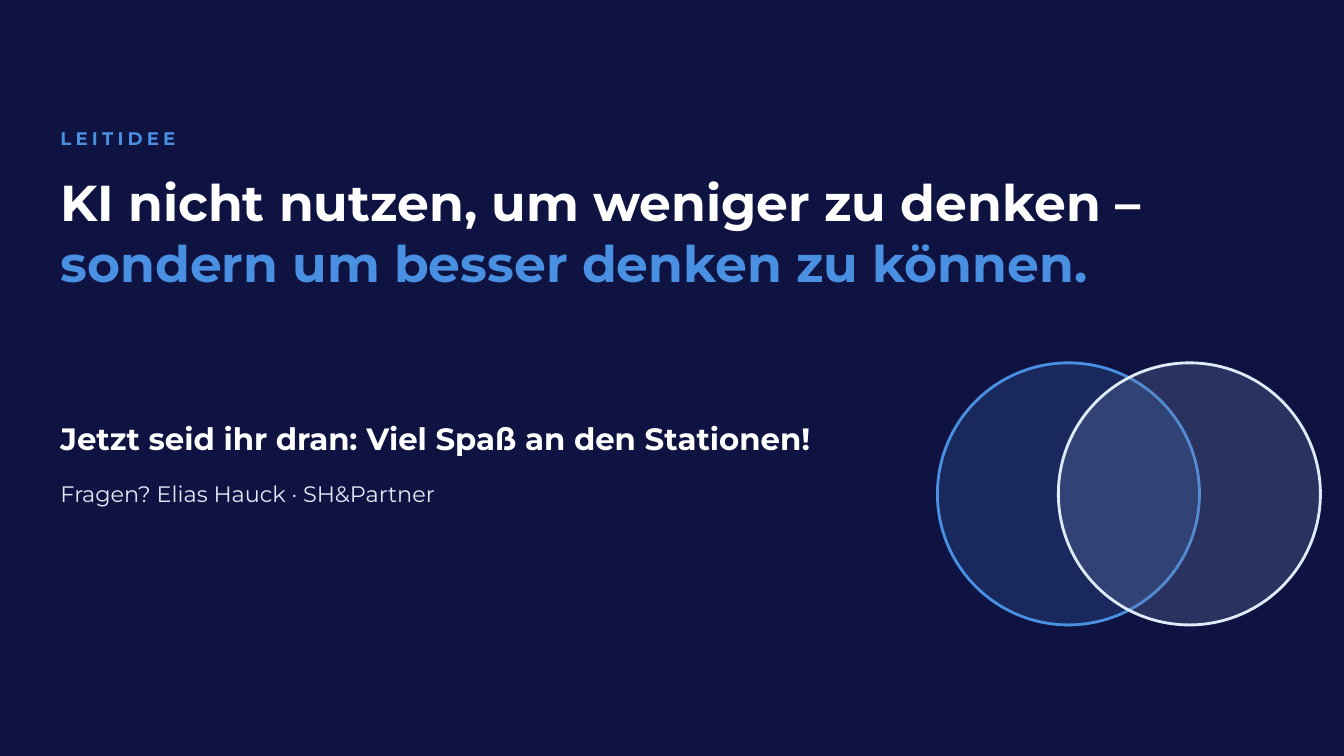
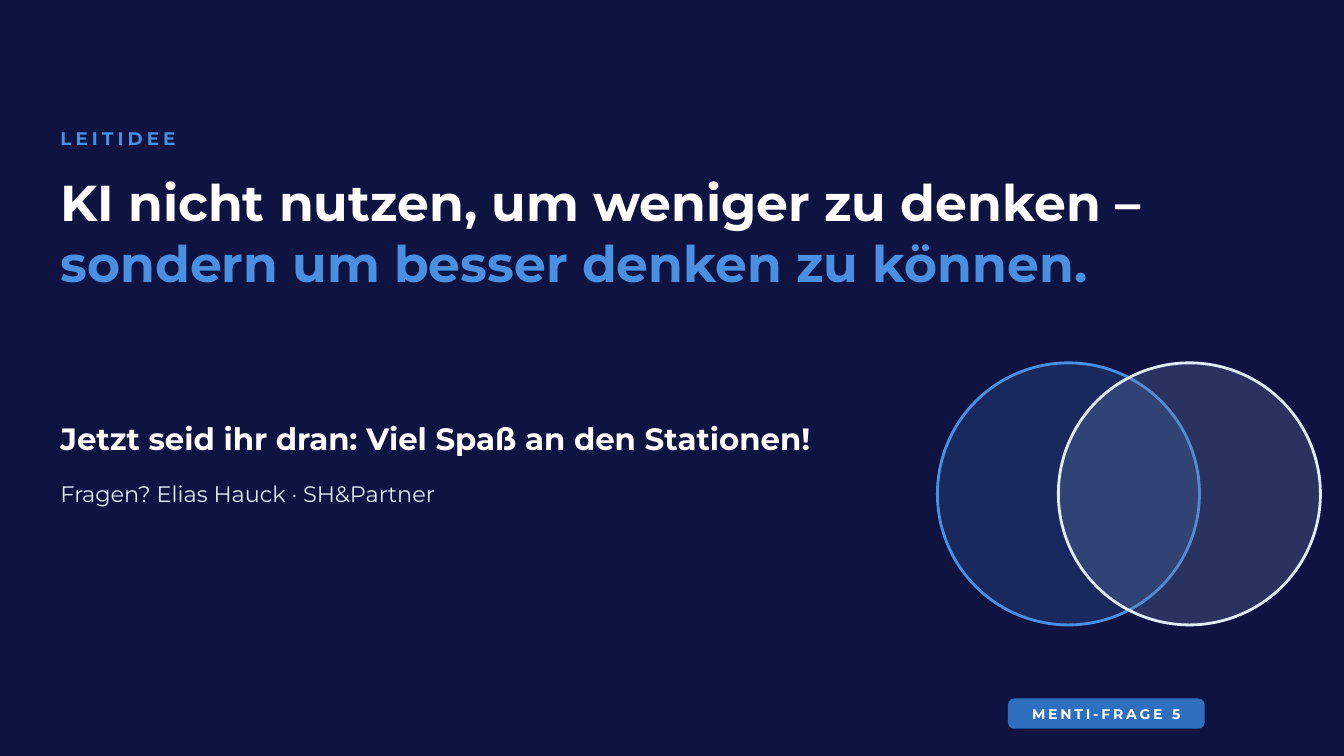
Before and after one commit to elias762/Advisory-board, a slide deck: slide 18 of ki-tag-gymnasium-sued/KI-Tag_Gymnasium-Sued_Impulsvortrag.pptx. Drawn at 1344x756 pixels with LibreOffice and Linux fonts; fonts in the diff are those of the drawing; background and template pictures are left out. Boxes give left, top, right and bottom in pixels: in the first picture for what was removed or moved away, otherwise in the second. Text is boxed around its words. In the diff, an @@ line names an element or a change of style, - is before the commit and + after.

```diff
--- a/ki-tag-gymnasium-sued/KI-Tag_Gymnasium-Sued_Impulsvortrag.pptx
+++ b/ki-tag-gymnasium-sued/KI-Tag_Gymnasium-Sued_Impulsvortrag.pptx
@@ rounded rectangle added at bbox=[1008, 699, 1205, 729], fill #2E6FBF @@
@@ text added at bbox=[1032, 709, 1180, 719], 10 pt, text #FFFFFF, bold @@
+MENTI-FRAGE 5
```
Also in this commit, not shown: 4 other slides changed, 7 other files.
